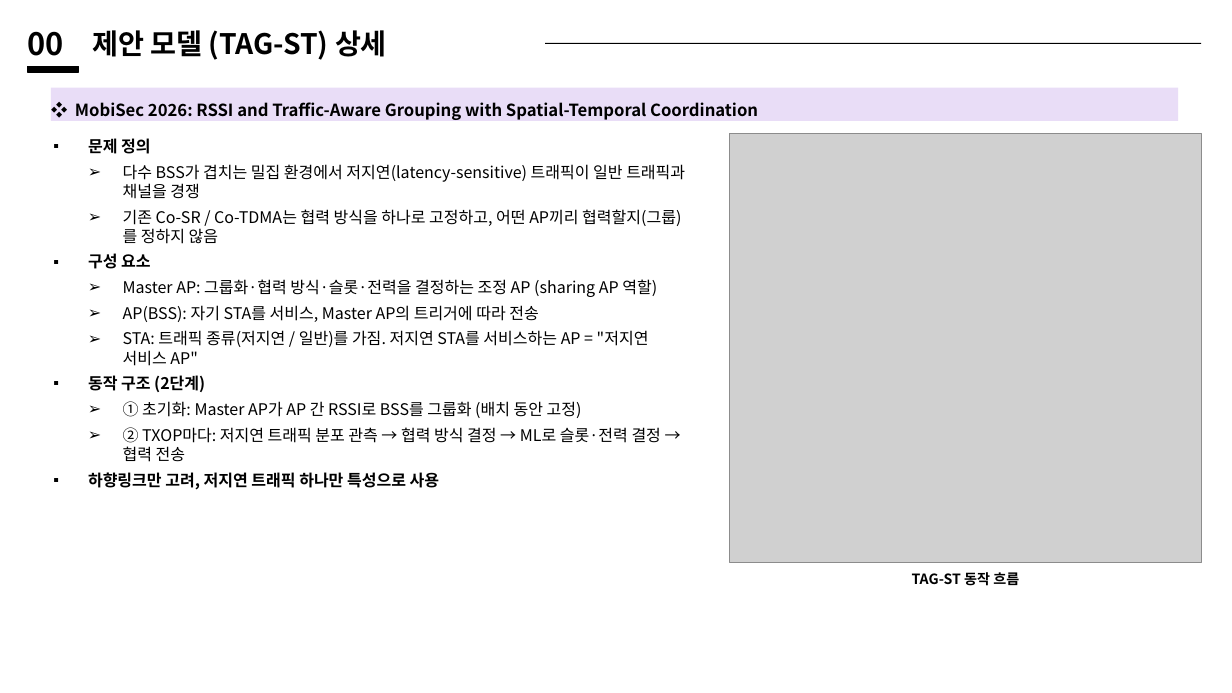
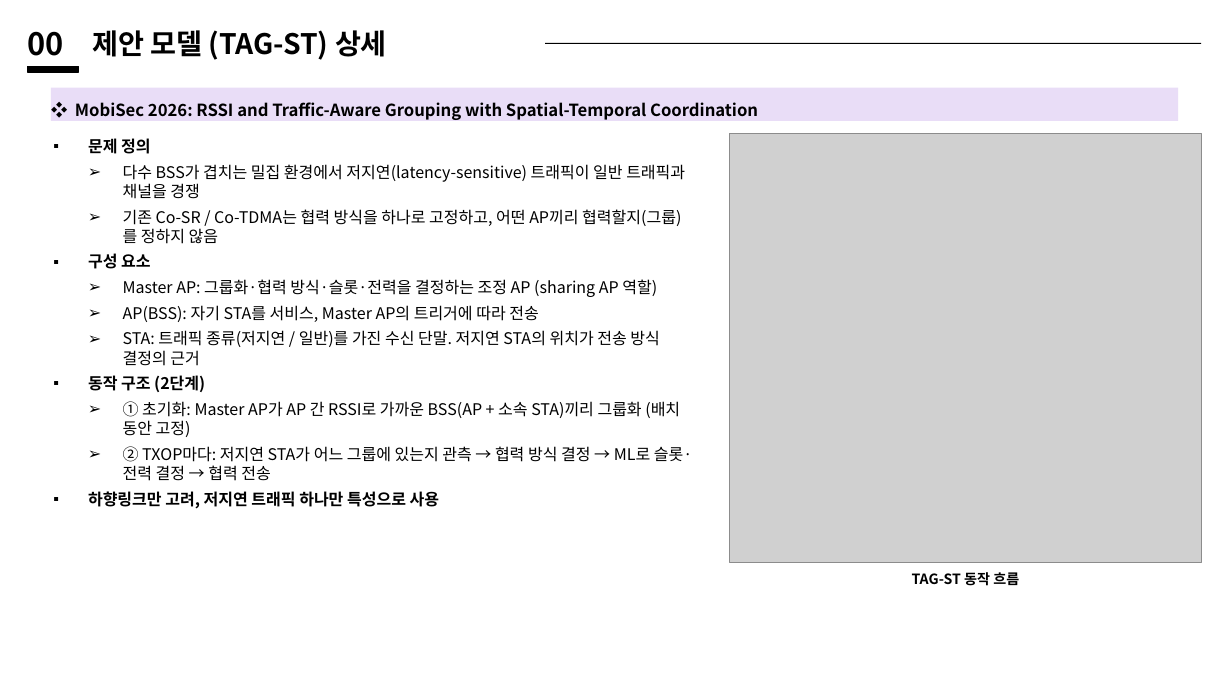
Before and after one commit to wanniii/Multi-AP-Coordination_Grouping, a slide deck: slide 1 of paper/slides/TAG-ST_model_detail_slides.pptx. Drawn at 1232x693 pixels with LibreOffice and Linux fonts; fonts in the diff are those of the drawing; grey boxes stand for pictures. Boxes give left, top, right and bottom in pixels: in the first picture for what was removed or moved away, otherwise in the second. Text is boxed around its words. In the diff, an @@ line names an element or a change of style, - is before the commit and + after.

```diff
--- a/paper/slides/TAG-ST_model_detail_slides.pptx
+++ b/paper/slides/TAG-ST_model_detail_slides.pptx
@@ text at (x1=123, y1=330, x2=659, y2=366): text changed @@
-  ➢ STA: 트래픽 종류(저지연 / 일반)를 가짐. 저지연 STA를 서비스하는 AP = "저지연 서비스 AP"
+  ➢ STA: 트래픽 종류(저지연 / 일반)를 가진 수신 단말. 저지연 STA의 위치가 전송 방식 결정의 근거
@@ text at (x1=123, y1=401, x2=693, y2=481): text changed @@
-  ➢ ① 초기화: Master AP가 AP 간 RSSI로 BSS를 그룹화 (배치 동안 고정)
-  ➢ ② TXOP마다: 저지연 트래픽 분포 관측 → 협력 방식 결정 → ML로 슬롯·전력 결정 → 협력 전송
+  ➢ ① 초기화: Master AP가 AP 간 RSSI로 가까운 BSS(AP + 소속 STA)끼리 그룹화 (배치 동안 고정)
+  ➢ ② TXOP마다: 저지연 STA가 어느 그룹에 있는지 관측 → 협력 방식 결정 → ML로 슬롯·전력 결정 → 협력 전송
```
Also in this commit, not shown: 3 other slides changed, 1 other file.
